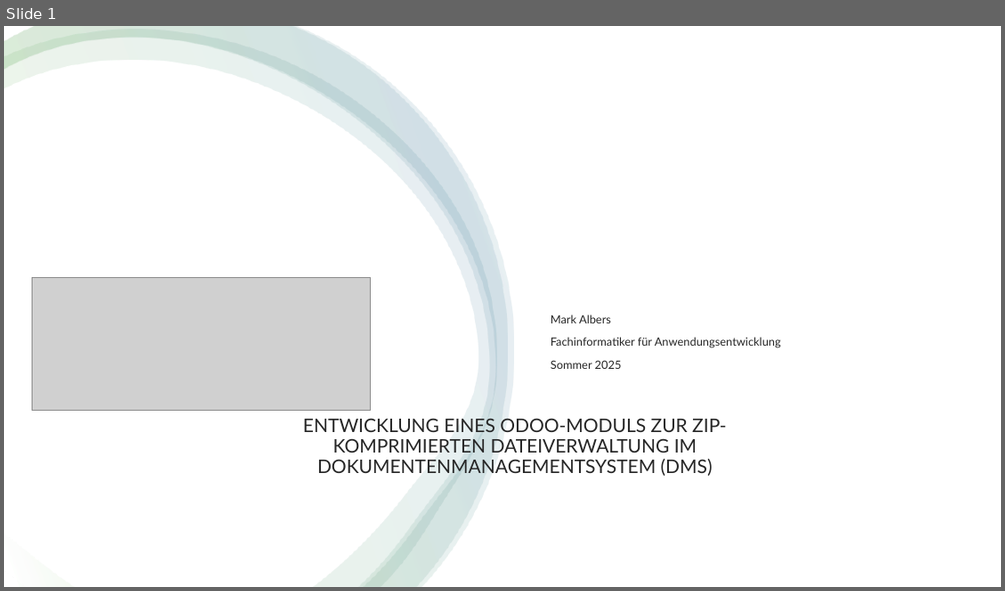
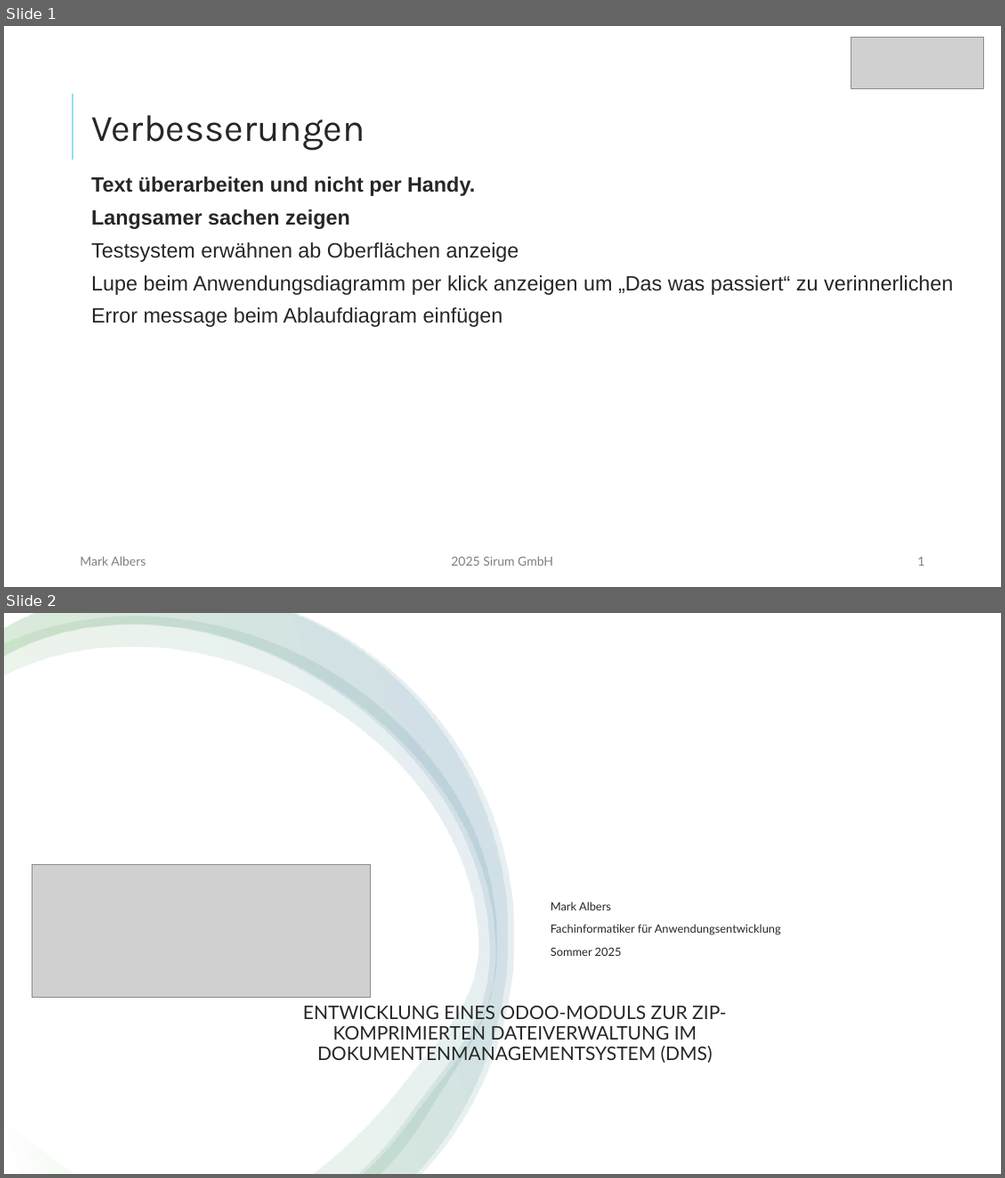
Before and after one commit to mork02/IHK-Projekt, a slide deck: Präsentation/Entwicklung eines Odoo-Moduls zur ZIP-komprimierten Dateiverwaltung im Dokumentenmanagementsystem.pptx. Shown one above the other, each under a label of ours: slide 1 before the commit, slides 1 and 2 after it. The pictures are 1005x591 and 1005x1178 pixels, drawn with LibreOffice and Linux fonts; fonts in the diff are those of the drawing; grey boxes stand for pictures. Boxes give left, top, right and bottom in pixels: in the first picture for what was removed or moved away, otherwise in the second. Text is boxed around its words. In the diff, an @@ line names an element or a change of style, - is before the commit and + after.

```diff
--- a/Präsentation/Entwicklung eines Odoo-Moduls zur ZIP-komprimierten Dateiverwaltung im Dokumentenmanagementsystem.pptx
+++ b/Präsentation/Entwicklung eines Odoo-Moduls zur ZIP-komprimierten Dateiverwaltung im Dokumentenmanagementsystem.pptx
@@ slide 1 added at box(4, 26, 1001, 587), background #FFFFFF @@
@@ picture added at box(851, 38, 984, 89) @@
@@ line added from (73, 94) to (73, 160), #96DCF8 1.5 pt @@
@@ title added at box(91, 115, 364, 151), 36 pt, text #262626 @@
+Verbesserungen
@@ text added at box(91, 176, 953, 327), 20 pt, text #262626 @@
+Text überarbeiten und nicht per Handy.
+Langsamer sachen zeigen
+Testsystem erwähnen ab Oberflächen anzeige
+Lupe beim Anwendungsdiagramm per klick anzeigen um „Das was passiert“ zu verinnerlichen
+Error message beim Ablaufdiagram einfügen
@@ text added at box(80, 556, 146, 565), 12 pt, text #808080 @@
+Mark Albers
@@ text added at box(451, 556, 553, 565), 12 pt, text #808080 @@
+2025 Sirum GmbH
@@ page number added at box(917, 556, 924, 565), 12 pt, text #808080 @@
+1
@@ what was slide 1 is now slide 2 @@
```
Also in this commit, not shown: 7 slides changed, 1 slide removed.
